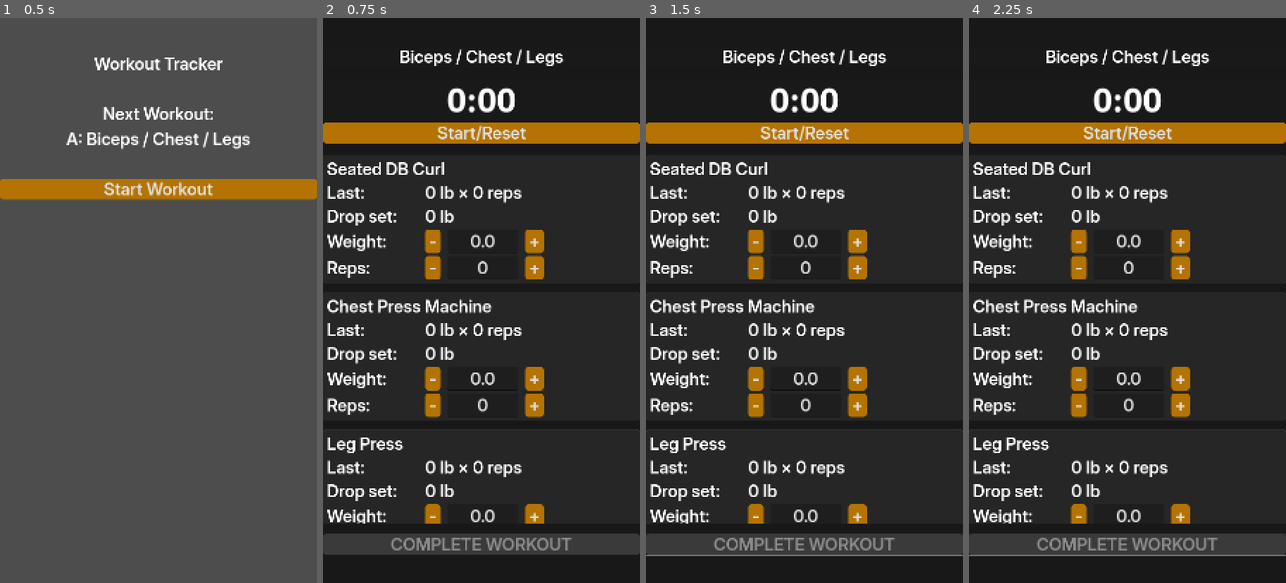
Above: before the commit, frames 1-4 (left to right).
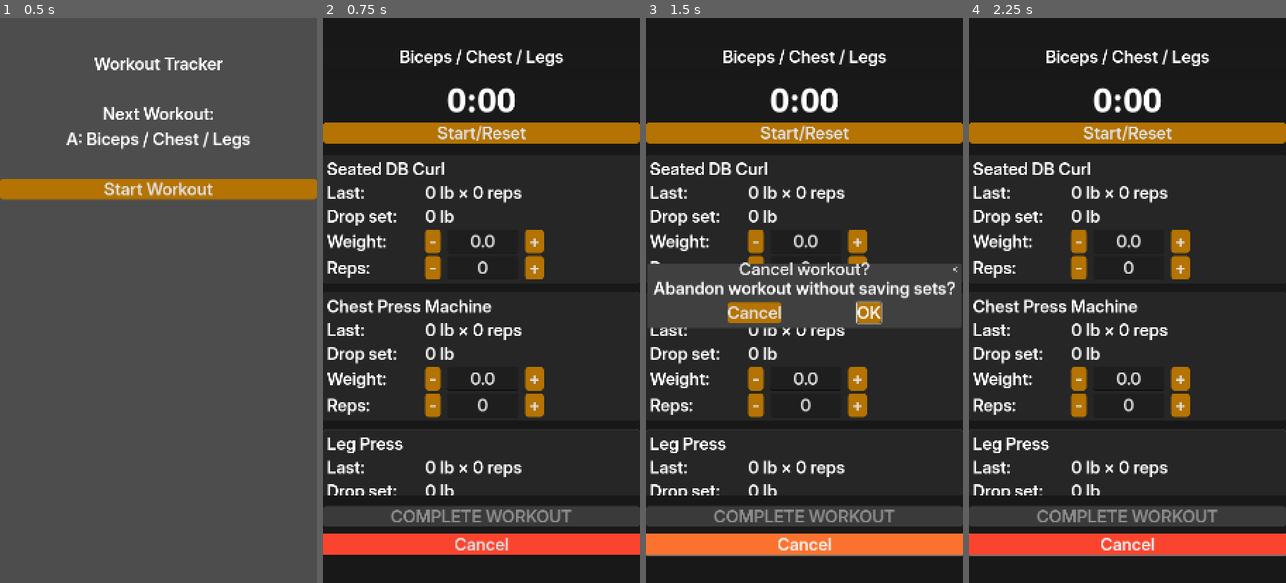
Above: after the commit, the same moments.

Repository: DanielMcPherson/workout-tracker
Game: Godot game, scene res://workout_menu.tscn
Same seed, same stepped clock (60 frames per second), same inputs: the game is played once before the commit and once after it.
Inputs (mouse positions are in pixels of both pictures, inside the frame that each line leads up to):
- Up to frame 1 (0.5 s): no input
- Up to frame 2 (0.75 s): click "Start Workout" at 0.5 s
- Up to frame 3 (1.5 s): click (804, 543) at 1.25 s, where only the run after the commit has a clickable "Cancel"
- Up to frame 4 (2.25 s): click (1076, 311) at 2 s, where only the run after the commit has a clickable "Cancel"

Frame 1 is identical in both runs. In frame 2, 5.9% of the frame differs, in the area x 0-100%, y 84-95%; in frame 3, 17%, in the area x 0-100%, y 43-95%; in frame 4, 5.9%.

Commit message:
Cancel button

Diff:
--- a/main.gd
+++ b/main.gd
@@ -7,7 +7,8 @@
 @onready var exercise3: PanelContainer = $Panel/MainMargin/MainVBox/ScrollContainer/ExerciseVBox/ExercisePanel3
 
 @onready var timer_button: Button = $Panel/MainMargin/MainVBox/TimerPanel/MarginContainer/TimerVBox/TimerButton
-@onready var complete_button: Button = $Panel/MainMargin/MainVBox/FooterPanel/MarginContainer/CompleteButton
+@onready var complete_button: Button = $Panel/MainMargin/MainVBox/FooterPanel/MarginContainer/VBoxContainer/CompleteButton
+@onready var cancel_button: Button = $Panel/MainMargin/MainVBox/FooterPanel/MarginContainer/VBoxContainer/CancelButton
 @onready var timer_value: Label = $Panel/MainMargin/MainVBox/TimerPanel/MarginContainer/TimerVBox/TimerValue
 
 var _elapsed_ms: int = 0
@@ -15,6 +16,7 @@
 var _timer_running: bool = false
 
 var _complete_dialog: ConfirmationDialog
+var _cancel_dialog: ConfirmationDialog
 
 const CONFIG_SRC: String = "res://program_config.json"
 const CONFIG_DST: String = "user://program_config.json"
@@ -55,6 +57,7 @@
 	# Connect buttons
 	timer_button.pressed.connect(_on_timer_button_pressed)
 	complete_button.pressed.connect(_on_complete_button_pressed)
+	cancel_button.pressed.connect(_on_cancel_button_pressed)
 
 	# Listen for reps changes from each exercise
 	exercise1.reps_changed.connect(_on_any_reps_changed)
@@ -67,9 +70,14 @@
 	_complete_dialog.title = "Complete workout?"
 	_complete_dialog.dialog_text = "Finish workout and save these sets?"
 	add_child(_complete_dialog)
-
 	# When user taps OK in the dialog, run our completion logic
 	_complete_dialog.confirmed.connect(_on_complete_confirmed)
+	# Create the cancel dialog
+	_cancel_dialog = ConfirmationDialog.new()
+	_cancel_dialog.title = "Cancel workout?"
+	_cancel_dialog.dialog_text = "Abandon workout without saving sets?"
+	add_child(_cancel_dialog)
+	_cancel_dialog.confirmed.connect(_on_cancel_confirmed)
 
 	# Ensure user config exists, then load it
 	_ensure_user_config_exists()
@@ -261,8 +269,13 @@
 		and exercise2.get_reps() > 0 \
 		and exercise3.get_reps() > 0
 
+
 func _on_complete_button_pressed() -> void:
 	_complete_dialog.popup_centered()
+
+
+func _on_cancel_button_pressed() -> void:
+	_cancel_dialog.popup_centered()
 
 
 func _on_complete_confirmed() -> void:
@@ -280,3 +293,8 @@
 
 	# Go to “Workout Completed / Next Workout” screen
 	get_tree().change_scene_to_file("res://workout_menu.tscn")
+
+
+func _on_cancel_confirmed() -> void:
+	print("Canceling workout")
+	get_tree().change_scene_to_file("res://workout_menu.tscn")
--- a/main.tscn
+++ b/main.tscn
@@ -7,6 +7,20 @@
 
 [sub_resource type="StyleBoxFlat" id="StyleBoxFlat_1bvp3"]
 bg_color = Color(0.09411765, 0.09411765, 0.09411765, 1)
+
+[sub_resource type="StyleBoxFlat" id="StyleBoxFlat_lquwl"]
+bg_color = Color(0.9843137, 0.44705883, 0.18039216, 1)
+
+[sub_resource type="StyleBoxFlat" id="StyleBoxFlat_7mycd"]
+bg_color = Color(0.9843137, 0.26666668, 0.18039216, 1)
+
+[sub_resource type="StyleBoxFlat" id="StyleBoxFlat_272bh"]
+bg_color = Color(0.9843137, 0.37254903, 0.18039216, 1)
+
+[sub_resource type="Theme" id="Theme_5vw27"]
+Button/styles/hover = SubResource("StyleBoxFlat_lquwl")
+Button/styles/normal = SubResource("StyleBoxFlat_7mycd")
+Button/styles/pressed = SubResource("StyleBoxFlat_272bh")
 
 [node name="main" type="Control"]
 layout_mode = 3
@@ -98,7 +112,16 @@
 [node name="MarginContainer" type="MarginContainer" parent="Panel/MainMargin/MainVBox/FooterPanel"]
 layout_mode = 2
 
-[node name="CompleteButton" type="Button" parent="Panel/MainMargin/MainVBox/FooterPanel/MarginContainer"]
+[node name="VBoxContainer" type="VBoxContainer" parent="Panel/MainMargin/MainVBox/FooterPanel/MarginContainer"]
+layout_mode = 2
+theme_override_constants/separation = 20
+
+[node name="CompleteButton" type="Button" parent="Panel/MainMargin/MainVBox/FooterPanel/MarginContainer/VBoxContainer"]
 layout_mode = 2
 text = "COMPLETE WORKOUT
 "
+
+[node name="CancelButton" type="Button" parent="Panel/MainMargin/MainVBox/FooterPanel/MarginContainer/VBoxContainer"]
+layout_mode = 2
+theme = SubResource("Theme_5vw27")
+text = "Cancel"
Not shown: 1 places in main.tscn that only renumber resources
